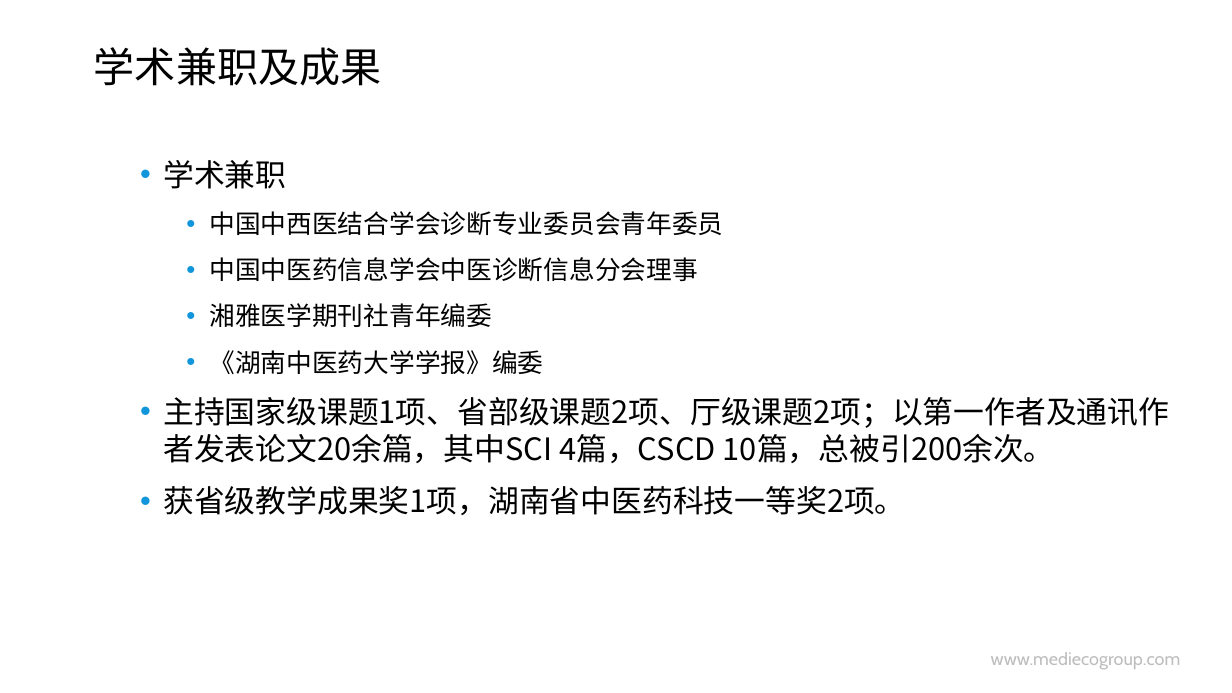
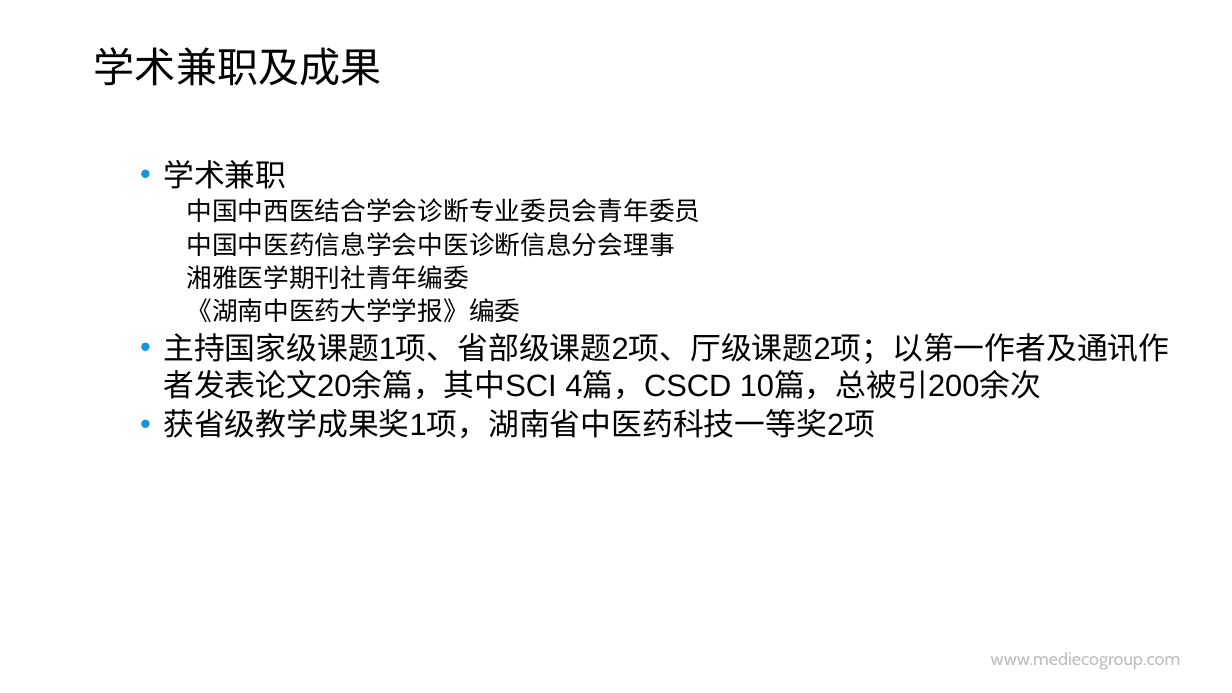
Before and after one commit to hao203/rmd_china, a slide deck: slide 5 of slides/00.Introduction/00-Intro.pptx. Drawn at 1232x693 pixels with LibreOffice and Linux fonts; fonts in the diff are those of the drawing; background and template pictures are left out. Boxes give left, top, right and bottom in pixels: in the first picture for what was removed or moved away, otherwise in the second. Text is boxed around its words. In the diff, an @@ line names an element or a change of style, - is before the commit and + after.

```diff
--- a/slides/00.Introduction/00-Intro.pptx
+++ b/slides/00.Introduction/00-Intro.pptx
@@ background #CCE8CF to #FFFFFF @@
@@ text at (163,160,700,322): font Noto Sans CJK SC to Arial in "学术兼职", "中国中西医结合学会诊断专业委员会青年委员", "中国中医药信息学会中医诊断信息分会理事", "湘雅医学期刊社青年编委" and 1 more places; less space between paragraphs; bullet • to none @@
@@ text at (163,333,1169,438): text changed; font Noto Sans CJK SC to Arial @@
-  • 主持国家级课题1项、省部级课题2项、厅级课题2项；以第一作者及通讯作者发表论文20余篇，其中SCI 4篇，CSCD 10篇，总被引200余次。
-  • 获省级教学成果奖1项，湖南省中医药科技一等奖2项。
+  • 主持国家级课题1项、省部级课题2项、厅级课题2项；以第一作者及通讯作者发表论文20余篇，其中SCI 4篇，CSCD 10篇，总被引200余次
+  • 获省级教学成果奖1项，湖南省中医药科技一等奖2项
```
Also in this commit, not shown: 20 other slides changed, 1 slide added, 1 slide removed, 8 other files.
